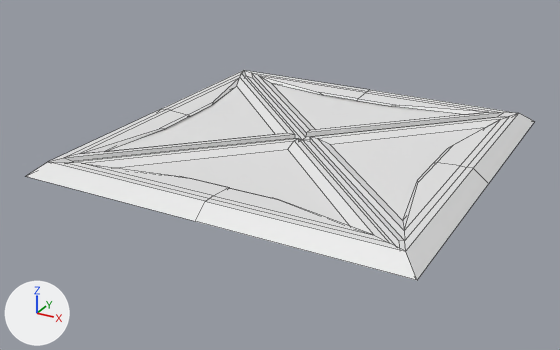
Renders of the Blender file Tohet/Assets/Models/Floortile.blend from each side of a commit.
Both versions are drawn from a camera (50 mm lens) standing at (2.64, -5.16, 2.29) and looking at (-0.1, -0.18, -0.2). Lighting does not change. The marker at lower left points along +X, +Y and +Z. Mesh edges are drawn as thin lines.
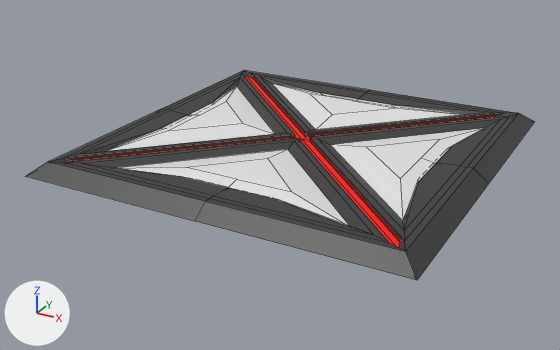
What differs and where, as boxes [x1, y1, x2, y2] in the pictures (560 x 350 px):
part 1 of me_plane, built on: before [107, 84, 484, 226]; after [107, 83, 484, 226]
part 2 of me_plane, recoloured (white to grey): [26, 70, 534, 280] in both
part 3 of me_plane, recoloured (white to red): [73, 76, 497, 248] in both

What changed in the scene script:
```text
Add mat_white:
    mat_white = principled_material('White')
    mat_white.base_color = (0.8, 0.8, 0.8)  # white #e7e7e7
Add mat_black:
    mat_black = principled_material('Black')
    mat_black.base_color = (0.0741, 0.0741, 0.0741)  # dark grey #4d4d4d
    mat_black.metallic = 0.554
    mat_black.specular_ior_level = 0.564
Add mat_glowing:
    mat_glowing = principled_material('Glowing')
    mat_glowing.base_color = (0.8, 0.00127, 0.0)  # red #e70400
    mat_glowing.emission_color = (0.268, 0.00442, 0.0)  # red #8d0e00
    mat_glowing.emission_strength = 1.0
Change me_plane:
    used by ob_plane; location = (0.0, 0.0, 0.0)
    remove me_plane.from_pydata(...)  # 106 vertices, 104 faces; spans x -1.5..1.5, y -1.5..1.5, z 0.0..0.09
    add me_plane.from_pydata(...)  # 122 vertices, 120 faces; spans x -1.5..1.5, y -1.5..1.5, z 0.0..0.1
    me_plane part 1
    4 faces are deleted
    16 vertices are added at x -0.99..0.99, y -0.99..0.99, z 0.1
    20 new faces join them, mat_white (white #e7e7e7)
    me_plane part 2: 92 faces spanning x -1.5..1.5, y -1.5..1.5, z 0.0..0.09 switch from no material to mat_black (dark grey #4d4d4d)
    me_plane part 3: 8 faces spanning x -1.33..1.33, y -1.33..1.33, z 0.06 switch from no material to mat_glowing (red #e70400)
    add me_plane.materials.append(mat_white)  # white #e7e7e7
```
